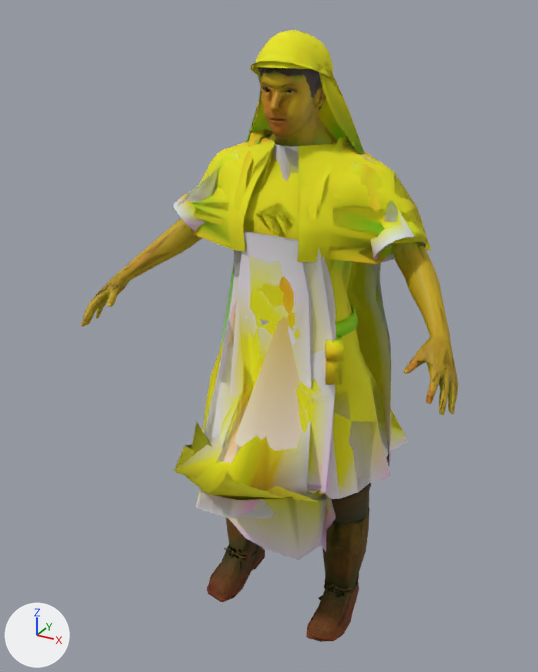
Renders of the glTF model chars/real/m_smith.glb from each side of a commit.
The view is the same before and after, from a camera (50 mm lens) standing at (0.939, -1.901, 1.874) and looking at (-0.065, -0.075, 0.961). Lighting does not change. The marker at lower left points along +X, +Y and +Z. The older version comes first. Vertices at exactly the same position are counted once.

The scene before the commit, as lines of its bpy script (objects in view):
```python
ob_m_smith_mid = bpy.data.objects.new('m_smith@mid', me_base_mid)
ob_m_smith_mid.location = (0.0, 0.0, 0.0)
ob_w_apron_half_lod = bpy.data.objects.new('w_apron_half@lod', me_w_apron_half_lod)
ob_w_apron_half_lod.location = (0.0, 0.0, 0.0)
ob_w_apron_half_mid = bpy.data.objects.new('w_apron_half@mid', me_w_apron_half_mid)
ob_w_apron_half_mid.location = (0.0, 0.0, 0.0)
ob_w_apron_lod = bpy.data.objects.new('w_apron@lod', me_w_apron_lod)
ob_w_apron_lod.location = (0.0, 0.0, 0.0)
ob_w_apron_long = bpy.data.objects.new('w_apron_long', me_w_apron_long)
ob_w_apron_long.location = (0.0, 0.0, 0.0)
ob_w_apron_long_lod = bpy.data.objects.new('w_apron_long@lod', me_w_apron_long_lod)
ob_w_apron_long_lod.location = (0.0, 0.0, 0.0)
ob_w_apron_long_mid = bpy.data.objects.new('w_apron_long@mid', me_w_apron_long_mid)
ob_w_apron_long_mid.location = (0.0, 0.0, 0.0)
ob_w_apron_mid = bpy.data.objects.new('w_apron@mid', me_w_apron_mid)
ob_w_apron_mid.location = (0.0, 0.0, 0.0)
# also in view: 'w_cloak@lod' at (-0.014, 0.096, 1.0); 'w_hat_hood_cape@lod' at (0.007, -0.012, 1.396); 'm_smith.rehmanpolanski_viking_boots' at (0.0, -0.074, 0.177); 'm_smith' at (0.0, -0.163, 0.898); 'm_smith.rehmanpolanski_viking_boots@far' at (-0.002, -0.075, 0.178)
```
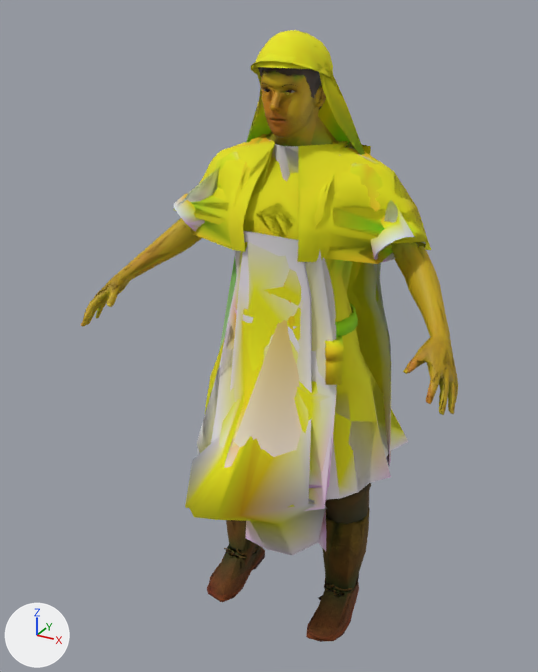
What changed in the scene script:
```text
Change me_w_apron_long:
    remove me_w_apron_long.from_pydata(...)  # 92 vertices, 150 faces; spans x -0.269..0.253, y -0.49..-0.1, z 0.274..1.309
    add me_w_apron_long.from_pydata(...)  # 92 vertices, 150 faces; spans x -0.19..0.208, y -0.526..-0.08, z 0.274..1.309
    me_w_apron_long part 1: 32 of 92 vertices moved; they spanned x -0.269..0.253, y -0.49..-0.171, z 0.299..0.835 and now span x -0.19..0.208, y -0.526..-0.08, z 0.274..0.831; mean shift (-0.011, 0.033, -0.058); largest move (0.183, -0.424, 0.672) -> (-0.014, -0.328, 0.512)
    other edits to the shape of me_w_apron_long do not show in these pictures
Change me_w_apron_mid:
    remove me_w_apron_mid.from_pydata(...)  # 34 vertices, 51 faces; spans x -0.22..0.22, y -0.408..-0.112, z 0.604..1.309
    add me_w_apron_mid.from_pydata(...)  # 34 vertices, 51 faces; spans x -0.22..0.22, y -0.407..-0.105, z 0.604..1.309
    me_w_apron_mid part 2: 12 of 34 vertices moved; they spanned x -0.162..0.191, y -0.233..-0.112, z 0.713..1.309 and now span x -0.158..0.192, y -0.232..-0.105, z 0.713..1.309; mean shift (0.001, 0.001, 0.0); largest move (-0.162, -0.112, 1.146) -> (-0.158, -0.105, 1.146)
    me_w_apron_mid part 3
    me_w_apron_mid.vertices[20].co: (-0.052, -0.24, 0.823) -> (-0.049, -0.237, 0.821)  # pixel (245, 399) -> not seen
    me_w_apron_mid.vertices[21].co: (0.0, -0.224, 0.821) -> (0.0, -0.229, 0.821)
    me_w_apron_mid.vertices[29].co: (-0.114, -0.333, 0.607) -> (-0.11, -0.33, 0.604)
    me_w_apron_mid.vertices[33].co: (-0.059, -0.408, 0.605) -> (-0.055, -0.407, 0.604)
Change me_w_apron_half_mid:
    remove me_w_apron_half_mid.from_pydata(...)  # 33 vertices, 50 faces; spans x -0.231..0.22, y -0.454..-0.115, z 0.544..1.062
    add me_w_apron_half_mid.from_pydata(...)  # 33 vertices, 50 faces; spans x -0.233..0.22, y -0.44..-0.115, z 0.544..1.061
    me_w_apron_half_mid part 4: 15 of 33 vertices moved; they spanned x -0.231..0.191, y -0.454..-0.119, z 0.55..1.062 and now span x -0.233..0.193, y -0.44..-0.115, z 0.544..1.061; mean shift (0.006, 0.003, -0.009); largest move (-0.163, -0.197, 0.592) -> (-0.136, -0.176, 0.544)
Change me_w_apron_long_mid:
    remove me_w_apron_long_mid.from_pydata(...)  # 34 vertices, 50 faces; spans x -0.231..0.221, y -0.435..-0.1, z 0.274..1.309
    add me_w_apron_long_mid.from_pydata(...)  # 34 vertices, 50 faces; spans x -0.214..0.195, y -0.501..-0.08, z 0.274..1.309
    me_w_apron_long_mid part 5: 23 of 34 vertices moved; they spanned x -0.231..0.221, y -0.435..-0.128, z 0.313..1.308 and now span x -0.214..0.195, y -0.501..-0.08, z 0.274..1.309; mean shift (0.005, 0.01, -0.042); largest move (-0.231, -0.31, 0.65) -> (-0.062, -0.307, 0.512)
Change me_w_apron_lod:
    remove me_w_apron_lod.from_pydata(...)  # 29 vertices, 42 faces; spans x -0.22..0.22, y -0.408..-0.112, z 0.604..1.309
    add me_w_apron_lod.from_pydata(...)  # 29 vertices, 42 faces; spans x -0.22..0.22, y -0.407..-0.105, z 0.604..1.309
    me_w_apron_lod part 6: 16 of 29 vertices moved; they spanned x -0.162..0.192, y -0.408..-0.112, z 0.605..1.309 and now span x -0.158..0.201, y -0.407..-0.105, z 0.604..1.309; mean shift (0.003, -0.001, 0.0); largest move (0.047, -0.187, 0.93) -> (0.056, -0.2, 0.929)
Change me_w_apron_half_lod:
    remove me_w_apron_half_lod.from_pydata(...)  # 28 vertices, 41 faces; spans x -0.231..0.22, y -0.454..-0.115, z 0.544..1.062
    add me_w_apron_half_lod.from_pydata(...)  # 28 vertices, 41 faces; spans x -0.233..0.22, y -0.44..-0.115, z 0.544..1.061
    me_w_apron_half_lod part 7: 19 of 28 vertices moved; they spanned x -0.231..0.196, y -0.454..-0.119, z 0.55..1.062 and now span x -0.233..0.2, y -0.44..-0.118, z 0.544..1.061; mean shift (0.006, 0.0, -0.007); largest move (-0.163, -0.197, 0.592) -> (-0.136, -0.176, 0.544)
Change me_w_apron_long_lod:
    remove me_w_apron_long_lod.from_pydata(...)  # 29 vertices, 41 faces; spans x -0.231..0.248, y -0.432..-0.104, z 0.274..1.309
    add me_w_apron_long_lod.from_pydata(...)  # 29 vertices, 41 faces; spans x -0.214..0.201, y -0.501..-0.08, z 0.274..1.309
    me_w_apron_long_lod part 8: 25 of 29 vertices moved; they spanned x -0.231..0.248, y -0.432..-0.128, z 0.296..1.309 and now span x -0.214..0.201, y -0.501..-0.08, z 0.274..1.309; mean shift (0.012, 0.011, -0.039); largest move (-0.231, -0.288, 0.634) -> (-0.062, -0.307, 0.512)
```

Location of each change, (x1, y1, x2, y2) in pixels of the pictures (538 x 672 px; the box of a moved part takes in the faces that stretch with it):
'w_apron_long@lod', reshaped (7% narrower)
    before: (176, 232, 327, 557)
    after: (185, 232, 326, 555)
'w_apron_long', reshaped
    before: (186, 238, 336, 559)
    after: (190, 300, 327, 555)
'w_apron_long@mid', reshaped
    before: (174, 232, 321, 560)
    after: (190, 232, 312, 555)
'w_apron@lod', reshaped
    before: (211, 248, 335, 479)
    after: (211, 230, 337, 486)
'w_apron@mid', reshaped
    before: (219, 231, 334, 489)
    after: (219, 231, 334, 488)
'w_apron_half@lod', reshaped
    before: (253, 319, 336, 494)
    after: (198, 316, 336, 509)
'w_apron_half@mid', reshaped
    before: (196, 325, 328, 519)
    after: (197, 318, 324, 506)
part 1 of me_w_apron_long, moved or reshaped
    before: (186, 394, 336, 559)
    after: (190, 436, 327, 555)
part 2 of me_w_apron_mid, moved or reshaped
    before: (234, 231, 329, 486)
    after: (230, 231, 325, 429)
part 3 of me_w_apron_mid, moved or reshaped
    before: (219, 365, 253, 454)
    after: (219, 402, 236, 463)
part 4 of me_w_apron_half_mid, moved or reshaped
    before: (196, 367, 326, 518)
    after: (197, 365, 324, 505)
part 6 of me_w_apron_lod, moved or reshaped
    before: (216, 248, 335, 477)
    after: (216, 231, 337, 486)
